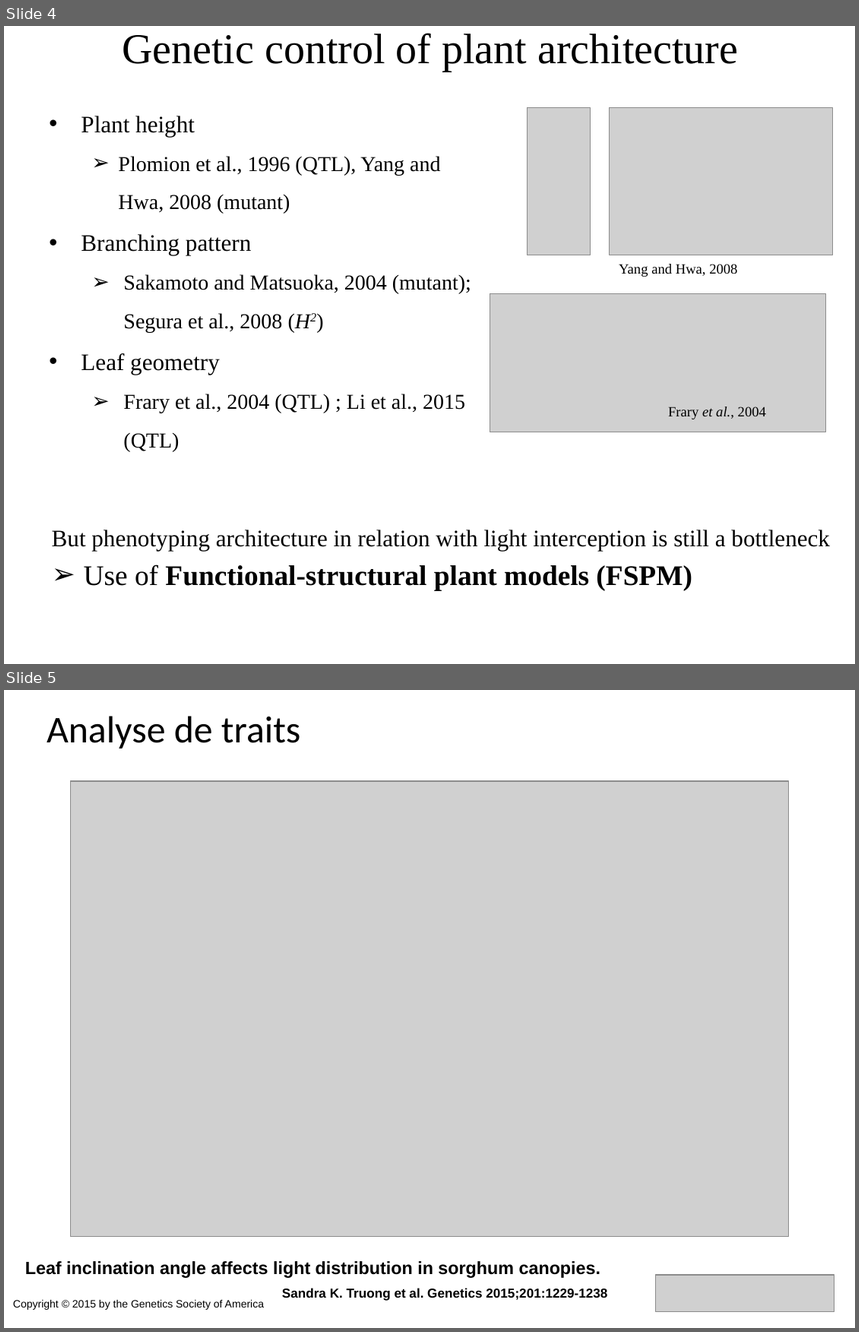
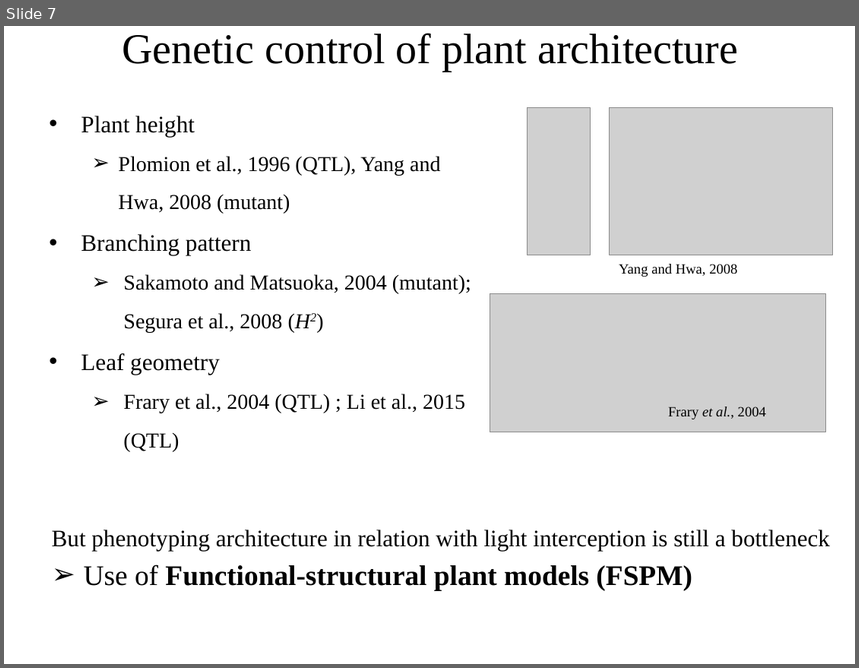
Before and after one commit to openalea-training/supagro_training_2018, a slide deck: TD_1/Intro.pptx. Shown one above the other, each under a label of ours: slides 4 and 5 before the commit, slide 7 after it. The pictures are 859x1332 and 859x668 pixels, drawn with LibreOffice and Linux fonts; fonts in the diff are those of the drawing; grey boxes stand for pictures. Boxes give left, top, right and bottom in pixels: in the first picture for what was removed or moved away, otherwise in the second. Text is boxed around its words. In the diff, an @@ line names an element or a change of style, - is before the commit and + after.

```diff
--- a/TD_1/Intro.pptx
+++ b/TD_1/Intro.pptx
@@ slide 5 removed at (x1=4, y1=690, x2=855, y2=1328), background #FFFFFF @@
@@ text removed at (x1=47, y1=716, x2=300, y2=749) @@
-Analyse de traits
@@ picture removed at (x1=70, y1=781, x2=789, y2=1236) @@
@@ text removed at (x1=25, y1=1262, x2=601, y2=1278) @@
-Leaf inclination angle affects light distribution in sorghum canopies.
@@ picture removed at (x1=656, y1=1274, x2=835, y2=1312) @@
@@ text removed at (x1=13, y1=1300, x2=264, y2=1310) @@
-Copyright © 2015 by the Genetics Society of America
@@ text removed at (x1=282, y1=1288, x2=607, y2=1301) @@
-Sandra K. Truong et al. Genetics 2015;201:1229-1238
@@ what was slide 4 is now slide 7 @@
```
Also in this commit, not shown: 3 slides changed, 4 slides added.
